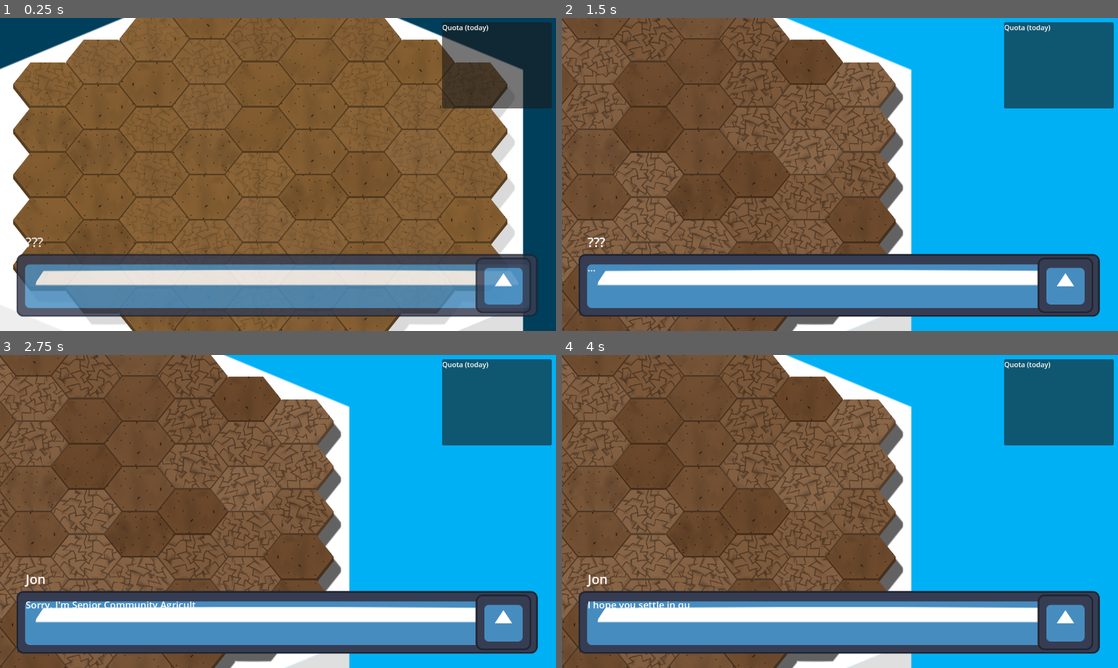
Above: before the commit, frames 1-4 (two rows, left to right).
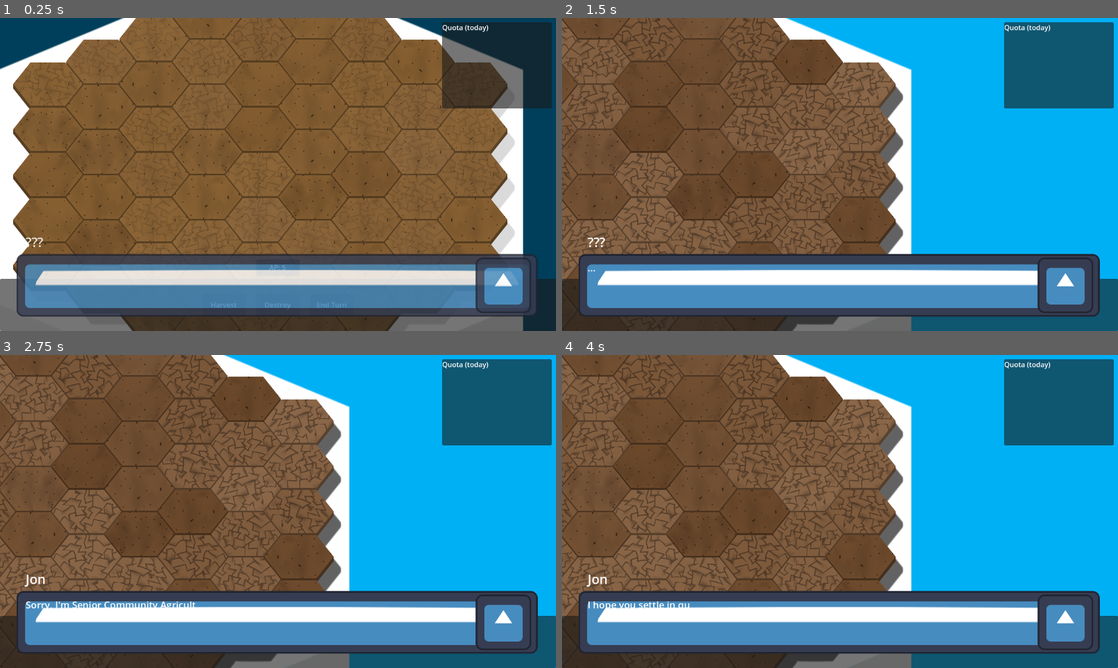
Above: after the commit, the same moments.

Repository: CiaranWoodward/LD54
Game: Godot game, scene res://Level.tscn
The game is run twice, just before and just after one commit, with the same random seed, the same clock (stepped at 60 frames per second) and the same inputs. The engine's default icon, where the game draws it, is replaced by a stand-in: a white triangle on a blue panel in a dark square.
Inputs (mouse positions are in pixels of both pictures, inside the frame that each line leads up to):
- Up to frame 1 (0.25 s): no input
- Up to frame 2 (1.5 s): move the mouse to (962, 158) at 0.52 s; hold Right (ui_right) 0.53-1.25 s; click (962, 158) at 0.6 s; drag from (728, 190) to (812, 237) at 1.27 s
- Up to frame 3 (2.75 s): click (222, 642) at 2 s, where only the run after the commit has a clickable "Harvest"
- Up to frame 4 (4 s): click (840, 642) at 2.75 s, where only the run after the commit has a clickable "Destroy"; click (895, 642) at 3.5 s, where only the run after the commit has a clickable "End Turn"

The runs differ from the first frame. In frame 1, 5.5% of the frame differs, in the area x 0-100%, y 78-100%; in frame 2, 5.4%; in frame 3, 5.4%; in frame 4, 5.4%.

Commit message:
Hide the hud during level transition

Diff:
--- a/Level.gd
+++ b/Level.gd
@@ -39,9 +39,7 @@
 		_on_turn_end()
 
 func _tick_story():
-	$HUD.set_show_action_panel(false)
 	await Story.tick_story($HUD/Dialogue)
-	$HUD.set_show_action_panel(true)
 
 func _reset_day():
 	await _update_sky(1.0)
@@ -67,8 +65,10 @@
 	$HUD.clear_action()
 	$GardenTiles.tick()
 	Global.action_points = 0
+	$HUD.set_show_action_panel(false)
 	if !developer_mode: await _tick_story()
 	await _reset_day()
 	Global.day += 1
 	Global.action_points = AP_per_day
 	await _update_sky_from_ap(AP_per_day)
+	$HUD.set_show_action_panel(true)
